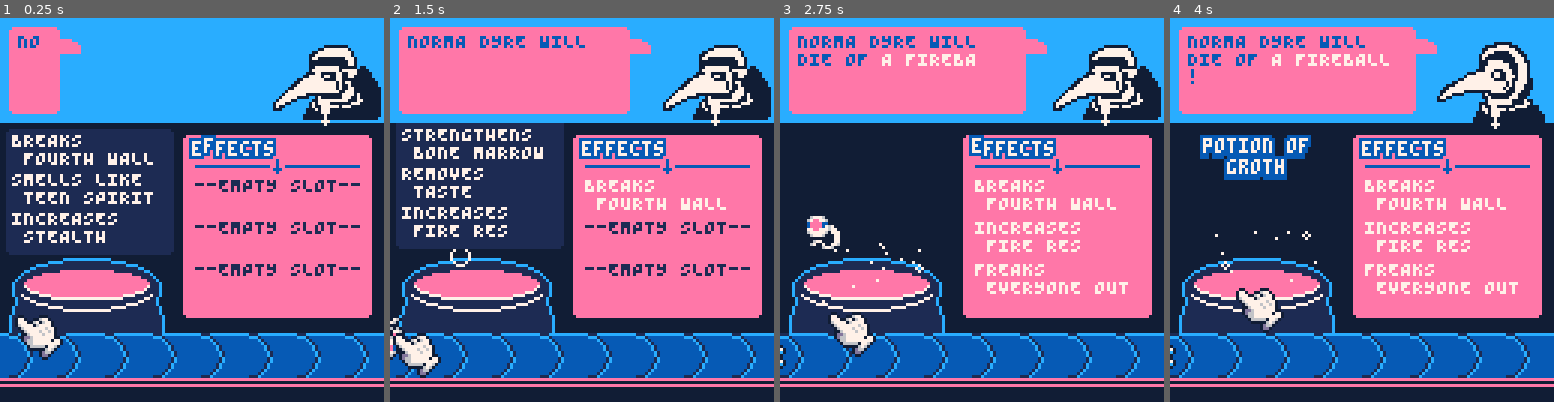
Above: before the commit, frames 1-4 (left to right).
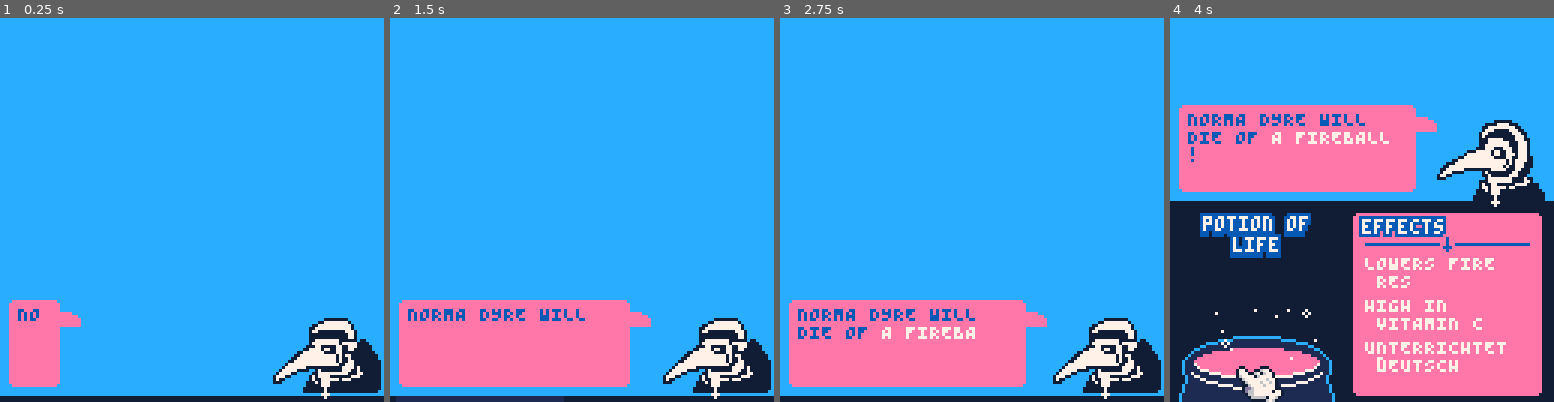
Above: after the commit, the same moments.

Repository: Yolwoocle/minijam_112
Game: PICO-8 cartridge minijam112.p8
Same seed, same stepped clock (60 frames per second), same inputs: the game is played once before the commit and once after it.
Inputs:
- Up to frame 1 (0.25 s): no input
- Up to frame 2 (1.5 s): tap X (X key) at 0.33, 1.07 s; tap O (Z key) at 0.7 s
- Up to frame 3 (2.75 s): hold Right 1.6-2.1 s; tap O (Z key) at 1.7, 2.1, 2.5 s; tap X (X key) at 1.85 s; hold Up 2.15-2.42 s; hold Right from 2.47 s (still down)
- Up to frame 4 (4 s): tap O (Z key) at 2.9, 3.3, 3.7 s; tap X (X key) at 2.97 s; release Right at 3.03 s; hold Left 3.08-3.58 s; hold Down 3.63-3.97 s

The runs differ from the first frame. In frame 1, 76% of the frame differs, in the area x 0-100%, y 2-100%; in frame 2, 86%; in frame 3, 86%; in frame 4, 68%.

Commit message:
Start animation

Diff:
--- a/minijam112.p8
+++ b/minijam112.p8
@@ -19,8 +19,12 @@
 	palt(0,false)palt(15,true)
 	poke(0x5f2e,1)
 
-	--screen shake
+	--camera
 	shake=0
+	intro_phase=0
+	cam={
+		dobj=create_dobj(0,-91),
+	}
 
 	c={
 		dobj=create_dobj(63,63),
@@ -138,11 +142,14 @@
 
 	parse_dialogue()
 	update_anim()
+
+	-- update camera
 end
 
 function _draw()
 	cls(0)
 	screen_shake()
+	camera(dx(cam.dobj),dy(cam.dobj))
 
 
 	draw_pot()
@@ -167,7 +174,8 @@
 	selected_effects()
 
 
-	rectfill(-5,-5,135,34,2)
+	-- rectfill(-5,-5,135,34,2)
+	rectfill(-5,-120,135,34,2)
 	draw_pdoctor()
 	draw_bubble()
 
@@ -451,7 +459,8 @@
 	line(_x+(_w*0.5),_y+8,_x+(_w*0.5),_y+12,5)
 
 
-	local default_text="--EMPTY SLOT-- \n"
+	-- local default_text="--EMPTY SLOT-- \n"
+	local default_text="- \n"
 	for i=0,2 do
 		local text=pot.ingr[i+1] or default_text
 		local col=1
@@ -552,6 +561,13 @@
 			del(anim,a)
 		end
 		a.o.ax,a.o.ay=_aoax,_aoay
+	end
+end
+
+function on_speech_end()
+	if intro_phase==0 then
+		intro_phase=1
+		anim_to_point(cam, 0,0, 0.97)
 	end
 end
 
@@ -760,6 +776,7 @@
 		parse_length+=1
 	else
 		parsing=false
+		on_speech_end()
 	end
 end
 
@@ -805,7 +822,9 @@
   offset_x*=shake
   offset_y*=shake
 
-  camera(offset_x,offset_y)
+  cam.dobj.ox=offset_x
+  cam.dobj.oy=offset_y
+
   shake*=fade
   if shake<0.05 then
     shake=0
@@ -843,7 +862,7 @@
 -->8
 --data
 
-all_effects=split"SMELLS LIKE TEEN SPIRIT,TURNS INTO A CHAIR,SETS YOU ON FIRE,INCRESES MULTITASKING,LOWERS CHOLESTEROL,INCR …(1063 unchanged characters)…
+all_effects=split"SUMMONS GIANT PEACH,GLOWS IN THE DARK,WRITES AN ESSAY,SUMMONS A TORNADO,FACILITATES DIGESTION,MELTS FACE,INCREASES POVERTY,SMELLS LIKE TEEN SPIRIT,TURNS INTO A CHAIR,TURNS INTO A TOAD,SETS YOU ON FIRE,INCREASES MULTITASKING,LOWERS CHOLESTEROL,INCR …(1063 unchanged characters)…
 all_solutions={
 	"A BROKEN HEART|HIGH IN VITAMIN C,LOWERS CHOLESTEROL,RAISES SEX APPEAL,RELEASES PHEROMONES,FACILITATES CONFIDENCE,HARDENS SKIN",
 	"BAD BODY ODOUR|RELEASES PHEROMONES,HIGH IN VITAMIN C,INCREASES CHARISMA,HARDENS SKIN,REMOVES TASTE,TASTES OF ORANGE",
@@ -854,7 +873,7 @@
 	"GANG VIOLENCE|INDUCES VOMITING,RAISES SPEED,RAISES HP,INCREASES STEALTH,PROBABLY BOOSTS LUCK,FREAKS EVERYONE OUT",
 	"DRINKING THE WRONG POTION|INCREASES PUNGENCY,INCREASES INTELLIGENCE,INCREASES MEMORY,REDUCES MEMORY LOSS",
 	"FORGETFULNESS|INCREASES INTELLIGENCE,INCREASES MEMORY",
-	"BEING ON THEIR PHONE WHILE DRIVING|INCREASES WISDOM,INCRESES MULTITASKING,INCREASES INTELLIGENCE",
+	"BEING ON THEIR PHONE WHILE DRIVING|INCREASES WISDOM,INCREASES MULTITASKING,INCREASES INTELLIGENCE",
 	"FREEZING|SETS YOU ON FIRE,RAISES RECOVERY",
 	"LEAVING THE OVEN ON|INCREASE COORDINATION,INCREASES FIRE RES",
 	"A GUNSHOT|RAISES HP,HARDENS SKIN",
@@ -895,11 +914,11 @@
 	split"I HEARD ,SHOUT HOW , THEY FELT ONCE OUTSIDE !"
 }
 
-potion_types=split"slime,speed,dexterity,anger,anxiety,invisibility,money,freedom,flight,love,romance,restoration,answering,attention,beauty,bravery,chaos,charm,charisma,cowardice,dancing,death,disguise,drunkenness,empathy,floating,fortitude,glowing,groth,happiness,healing,hearing,immunity,le …(84 unchanged characters)…
-
-positive_adj=split"GOOD,WONDERFUL,FANTASTIC,ENLIGHTENING,EL …(233 unchanged characters)…
+potion_types=split"jumping,wonder,slime,speed,dexterity,anger,anxiety,invisibility,money,freedom,flight,love,romance,restoration,answering,attention,beauty,bravery,chaos,charm,charisma,cowardice,dancing,death,disguise,drunkenness,empathy,floating,fortitude,glowing,growth,happiness,healing,hearing,immunity,le …(84 unchanged characters)…
+
+positive_adj=split"COURAGEOUS,GOOD,WONDERFUL,FANTASTIC,ENLIGHTENING,EL …(233 unchanged characters)…
 negative_adj=split"BAD,TERRIBLE,DISGUSTING,OFFENSIVE,UGLY,SUCKY,AWFUL,GARBAGE,POOR,SAD,UNACCEPTABLE,CRUMMY,CHEAP,BORING …(210 unchanged characters)…
-neutral_adj=split"WEIRD,STRANGE,OK,NEUTRAL,SMELLY,CREEPY,SPOOKY,GHASTLY,ECCENTRIC,SILLY,PECULIAR,KINKY,FEARFUL,UNCANNY,CAUSTIC,BIZARRE,CORPULENT,DOWDY,FECUND,LIMPID,PERSUASIVE,QUERULOUS,TRENCHANT,TURGID,INCANDESCENT,BUSY,COLD,SHORT"
+neutral_adj=split"ASTOUNDING,WEIRD,STRANGE,OK,NEUTRAL,SMELLY,CREEPY,SPOOKY,GHASTLY,ECCENTRIC,SILLY,PECULIAR,KINKY,FEARFUL,UNCANNY,CAUSTIC,BIZARRE,CORPULENT,DOWDY,FECUND,LIMPID,PERSUASIVE,QUERULOUS,TRENCHANT,TURGID,INCANDESCENT,BUSY,COLD,SHORT"
 
 __gfx__
 fffffffffffffffffff000000ffffffffffff3333fff0000f00fffff000fffff000000000000000000000000fffffffffffffffffffffffffffffffffffff000
